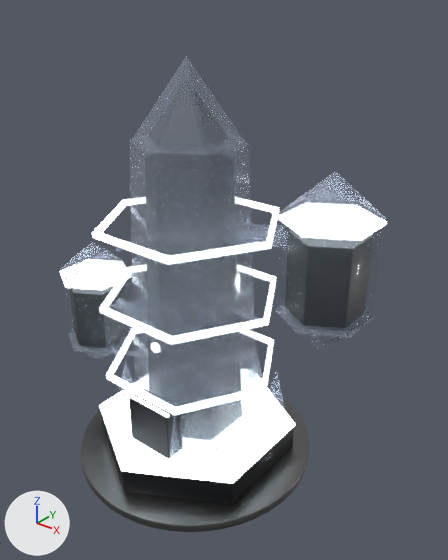
The glTF model assets/kit_hd/skins/Skin_Crystal_T2.glb: old version first, new version second.
Both versions are drawn from a 50 mm camera at (5.1, -5.68, 6.56) aimed at (0.39, 0.21, 2.91). The axes (+X, +Y, +Z) are drawn at lower left. The lights are the same throughout. The picture after the commit comes second. Vertices at exactly the same position are counted once.

Objects in the first picture: 'Skin_Crystal_T2'.
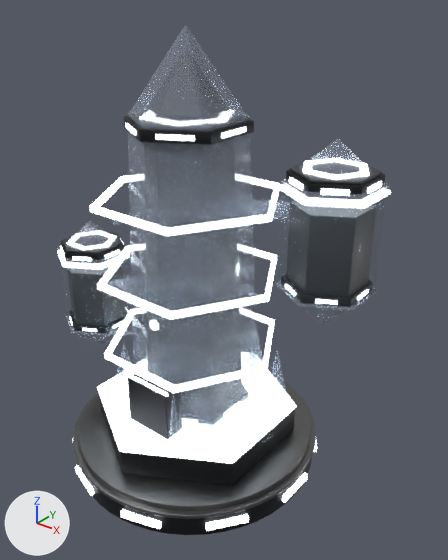
The change, as a list of edits to the scene's bpy script:
```text
Change me_skin_crystal_t2:
    remove me_skin_crystal_t2.from_pydata(...)  # 3496 vertices, 6832 faces; spans x -2.56..2.56, y -1.75..1.75, z 0.06..5.74
    add me_skin_crystal_t2.from_pydata(...)  # 6340 vertices, 12260 faces; spans x -2.56..2.56, y -1.84..1.84, z 0.06..6.08
    me_skin_crystal_t2 part 1: the loose piece of 84 vertices spanning x -1.3..1.3, y -1.5..1.5, z 0.18..0.58 is moved by (0.0, 0.0, 0.34)
    me_skin_crystal_t2 part 2: the loose piece of 288 vertices spanning x -1.75..1.75, y -1.75..1.75, z 0.06..0.18 is multiplied about its middle by the matrix ((1.029, 0.0, 0.0), (0.0, 1.029, 0.0), (0.0, 0.0, 2.964)), then moved by (0.0, 0.0, 0.11), in mat_os_dark (dark grey #2c2e30)
    me_skin_crystal_t2 part 3: the loose piece of 288 vertices spanning x -1.75..1.75, y -1.75..1.75, z 0.06..0.18 is copied, and the copy is moved by (0.0, 0.0, 0.34); it spans x -1.75..1.75, y -1.75..1.75, z 0.4..0.52
    me_skin_crystal_t2 part 4: a new loose piece, a box spanning x 0.628..0.718, y -0.222..0.222, z 4.94..5.0, in mat_os_light (white #d4dde5, glowing white #edf6ff)
    me_skin_crystal_t2 part 5: a new loose piece, a box spanning x -1.674..-1.584, y -0.142..0.142, z 2.79..2.85, in mat_os_light (white #d4dde5, glowing white #edf6ff)
    me_skin_crystal_t2 part 6: a new loose piece, a box spanning x 2.426..2.516, y -0.142..0.142, z 4.64..4.7, in mat_os_light (white #d4dde5, glowing white #edf6ff)
    me_skin_crystal_t2 part 7: a new loose piece, a box spanning x 1.79..1.84, y -0.283..0.283, z 0.19..0.29, in mat_os_light (white #d4dde5, glowing white #edf6ff)
    me_skin_crystal_t2 part 8: the loose piece of 84 vertices spanning x -2.53..-1.57, y -0.55..0.55, z 1.21..2.41 is rebuilt with 84 vertices and now spans x -2.53..-1.57, y -0.55..0.55, z 1.55..2.75
    me_skin_crystal_t2 part 9: the loose piece of 84 vertices spanning x 1.57..2.53, y -0.55..0.55, z 3.06..4.26 is rebuilt with 84 vertices and now spans x 1.57..2.53, y -0.55..0.55, z 3.4..4.6
    me_skin_crystal_t2 part 10: the loose piece of 84 vertices spanning x -0.82..0.82, y -0.95..0.95, z 0.56..4.76 is rebuilt with 84 vertices and now spans x -0.82..0.82, y -0.95..0.95, z 0.9..5.1
    me_skin_crystal_t2 part 11: the loose piece of 56 vertices spanning x -0.36..0.36, y -0.97..-0.67, z 0.18..1.3 is rebuilt with 56 vertices and now spans x -0.36..0.36, y -0.97..-0.67, z 0.52..1.64
    me_skin_crystal_t2 part 12: the loose piece of 55 vertices spanning x -2.55..-1.55, y -0.57..0.57, z 2.41..2.9 is rebuilt with 84 vertices and now spans x -2.5..-1.6, y -0.51..0.51, z 2.75..2.89, in mat_os_dark (dark grey #2c2e30)
    me_skin_crystal_t2 part 13: the loose piece of 55 vertices spanning x -0.62..0.62, y -0.72..0.72, z 4.76..5.74 is rebuilt with 55 vertices and now spans x -0.62..0.62, y -0.72..0.72, z 5.1..6.08
    me_skin_crystal_t2 part 14: the loose piece of 55 vertices spanning x 1.55..2.55, y -0.57..0.57, z 4.26..4.75 is rebuilt with 84 vertices and now spans x 1.6..2.5, y -0.51..0.51, z 4.6..4.74, in mat_os_dark (dark grey #2c2e30)
    me_skin_crystal_t2 part 15: the loose piece of 46 vertices spanning x -1.39..-1.06, y -0.38..-0.06, z 0.53..1.17 is rebuilt with 46 vertices and now spans x -1.39..-1.06, y -0.38..-0.06, z 0.87..1.51
    me_skin_crystal_t2 part 16: the loose piece of 46 vertices spanning x 1.08..1.42, y -0.17..0.15, z 0.53..1.32 is rebuilt with 46 vertices and now spans x 1.08..1.42, y -0.17..0.15, z 0.87..1.66
    me_skin_crystal_t2 part 17: the loose piece of 46 vertices spanning x 0.64..0.97, y 0.81..1.13, z 0.53..1.26 is rebuilt with 46 vertices and now spans x 0.64..0.97, y 0.81..1.13, z 0.87..1.6
    me_skin_crystal_t2 part 18: the loose piece of 46 vertices spanning x 0.05..0.38, y 1.09..1.41, z 0.53..1.33 is rebuilt with 46 vertices and now spans x 0.05..0.38, y 1.09..1.41, z 0.87..1.67
    me_skin_crystal_t2 part 19: 17 loose pieces with 1472 vertices, spanning x -2.55..2.55, y -1.24..1.24, z 0.53..3.95, are deleted
    me_skin_crystal_t2 part 20: 642 vertices removed from x -2.56..2.56, y -1.52..1.52, z 0.19..4.23; 4412 vertices added at x -2.56..2.56, y -1.84..1.84, z 0.19..5.1
    other edits to the shape of me_skin_crystal_t2 do not show in these pictures
    add me_skin_crystal_t2.materials.append(mat_os_plate)  # dark grey #525557
```

Changed parts and their boxes [x1, y1, x2, y2] in the pictures (448 x 560 px; the box of a moved part takes in the faces that stretch with it):
'Skin_Crystal_T2', reshaped (7% taller)
    before: [60, 57, 387, 532]
    after: [57, 25, 391, 535]
part 1 of me_skin_crystal_t2, moved or reshaped
    before: [101, 413, 294, 505]
    after: [99, 395, 295, 486]
part 2 of me_skin_crystal_t2, moved or reshaped
    before: [80, 388, 310, 532]
    after: [86, 457, 312, 535]
part 3 of me_skin_crystal_t2, added
    after: [78, 382, 311, 511]
part 4 of me_skin_crystal_t2, added
    after: [221, 127, 246, 139]
part 5 of me_skin_crystal_t2, added
    after: [105, 250, 120, 259]
part 6 of me_skin_crystal_t2, added
    after: [367, 181, 382, 193]
part 7 of me_skin_crystal_t2, added
    after: [282, 472, 308, 503]
part 8 of me_skin_crystal_t2, rebuilt
    before: [64, 278, 132, 353]
    after: [61, 258, 132, 334]
part 9 of me_skin_crystal_t2, rebuilt
    before: [277, 215, 384, 336]
    after: [278, 184, 387, 308]
part 10 of me_skin_crystal_t2, rebuilt
    before: [129, 139, 257, 453]
    after: [128, 111, 258, 434]
part 11 of me_skin_crystal_t2, rebuilt
    before: [129, 395, 180, 459]
    after: [128, 374, 179, 439]
part 12 of me_skin_crystal_t2, rebuilt
    before: [60, 242, 127, 286]
    after: [60, 233, 124, 260]
part 13 of me_skin_crystal_t2, rebuilt
    before: [132, 57, 246, 155]
    after: [130, 25, 247, 125]
part 14 of me_skin_crystal_t2, rebuilt
    before: [279, 171, 386, 234]
    after: [286, 169, 386, 194]
part 15 of me_skin_crystal_t2, rebuilt
    before: [118, 362, 134, 397]
    after: [117, 344, 133, 379]
part 16 of me_skin_crystal_t2, rebuilt
    before: [250, 409, 273, 463]
    after: [251, 389, 274, 443]
part 17 of me_skin_crystal_t2, rebuilt
    before: [265, 369, 285, 411]
    after: [266, 350, 286, 392]
part 18 of me_skin_crystal_t2, rebuilt
    before: [255, 345, 263, 387]
    after: [256, 327, 263, 367]
part 19 of me_skin_crystal_t2, deleted
    before: [69, 199, 374, 418]
part 20 of me_skin_crystal_t2, built on
    before: [60, 214, 387, 484]
    after: [57, 116, 391, 531]
